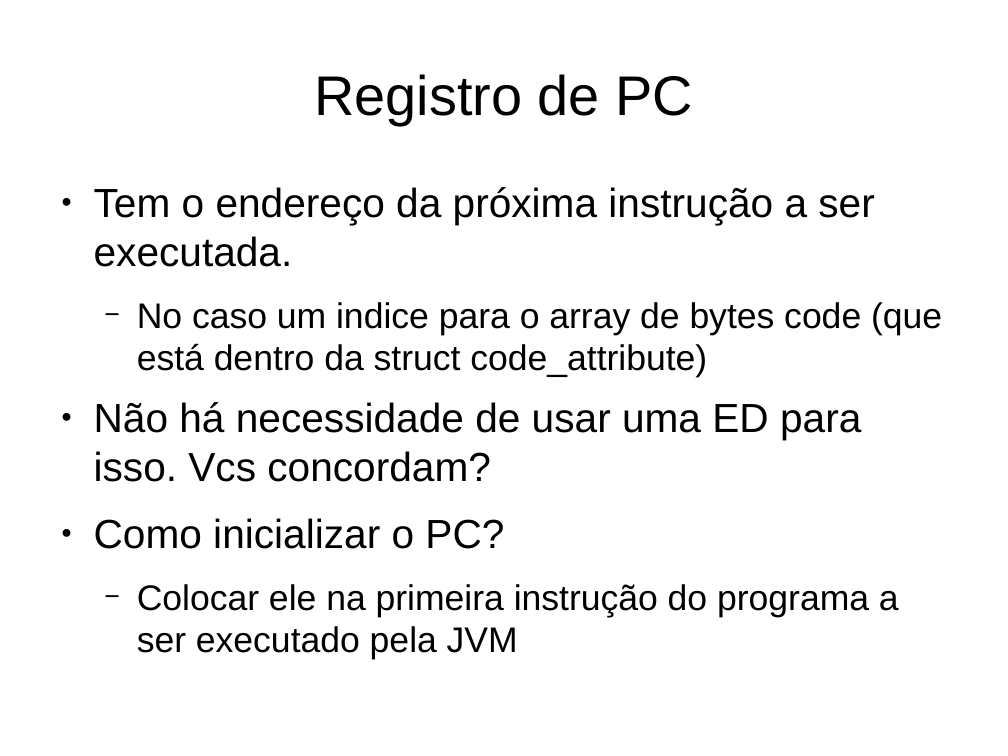
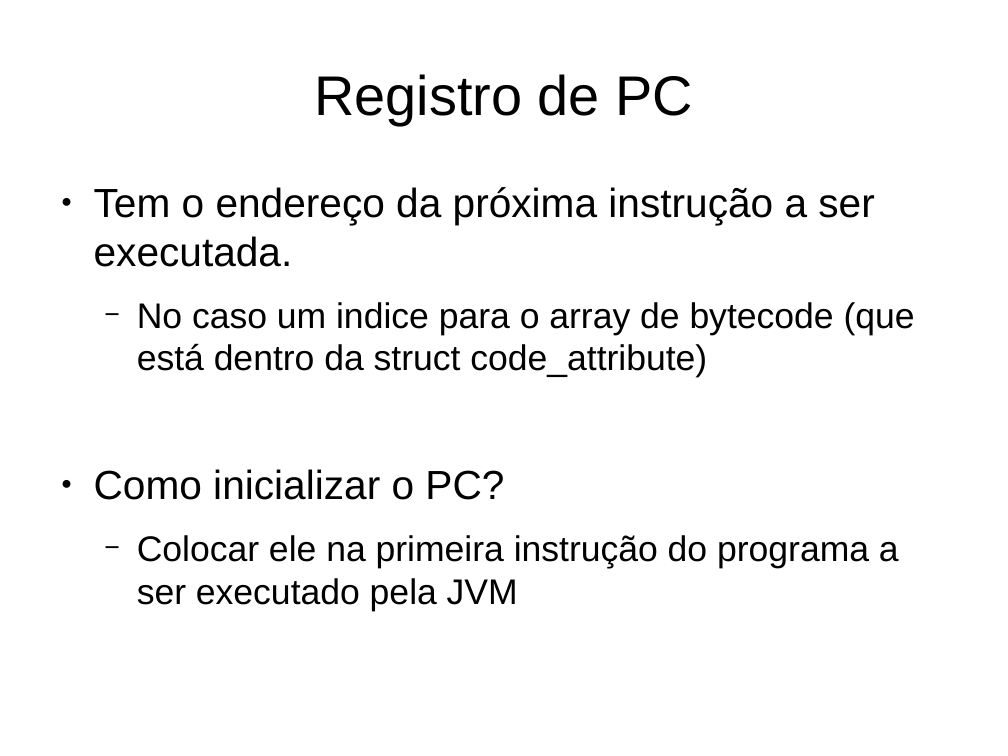
Before and after one commit to gabrielmm1234/jvm-sb, a slide deck: slide 5 of projetoLogico/apresentacao.odp (slide 4 before the commit). Drawn at 1008x756 pixels with LibreOffice and Linux fonts; fonts in the diff are those of the drawing. Boxes give left, top, right and bottom in pixels: in the first picture for what was removed or moved away, otherwise in the second. Text is boxed around its words. In the diff, an @@ line names an element or a change of style, - is before the commit and + after.

```diff
--- a/projetoLogico/apresentacao.odp
+++ b/projetoLogico/apresentacao.odp
@@ text at (137,302,915,378): text changed @@
-  − No caso um indice para o array de bytes code (que está dentro da struct code_attribute)
-● Não há necessidade de usar uma ED para isso. Vcs concordam?
+  − No caso um indice para o array de bytecode (que está dentro da struct code_attribute)
```
Also in this commit, not shown: 15 other slides changed, 2 slides added, 3 slides removed, 1 other file.
